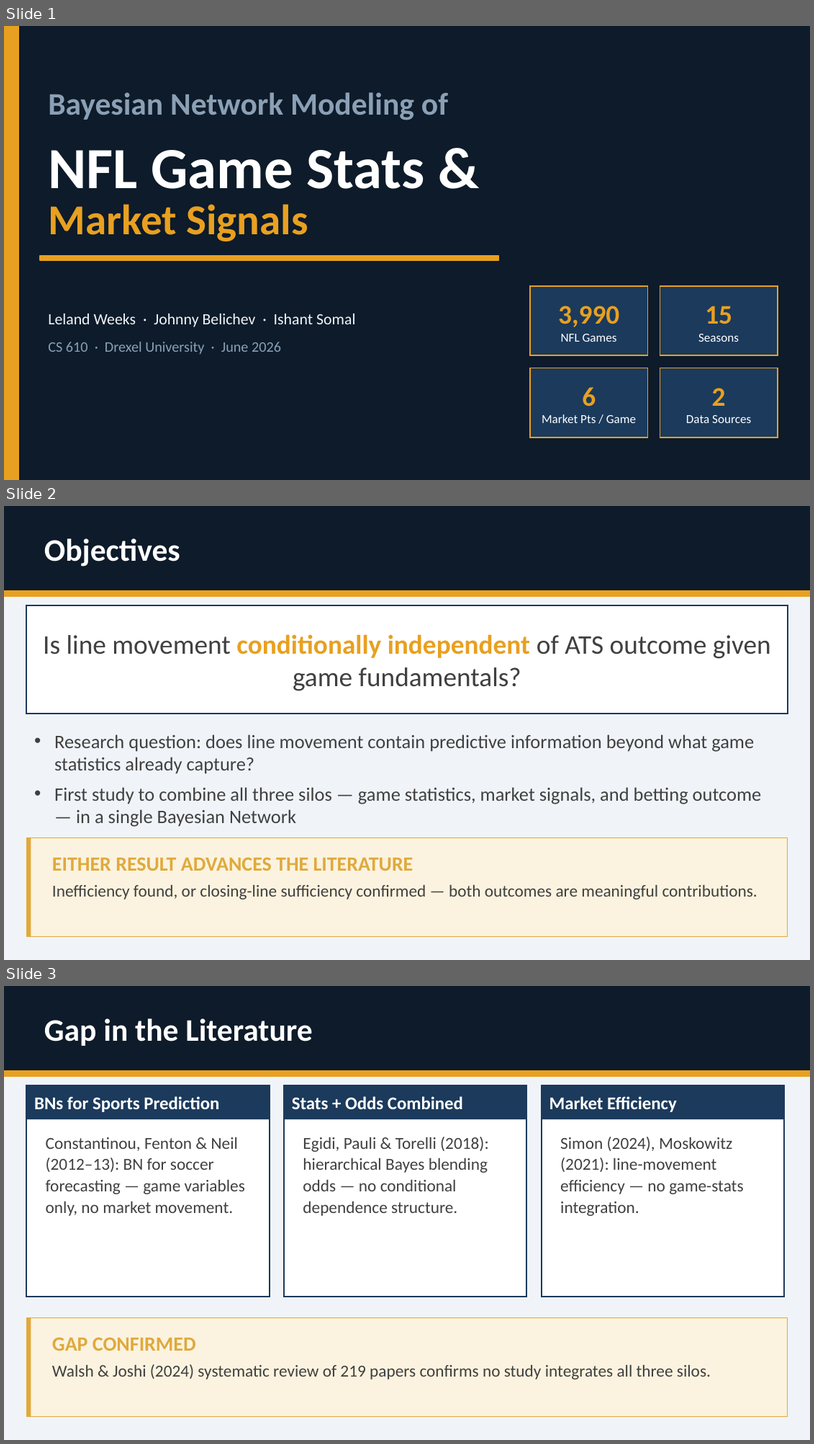
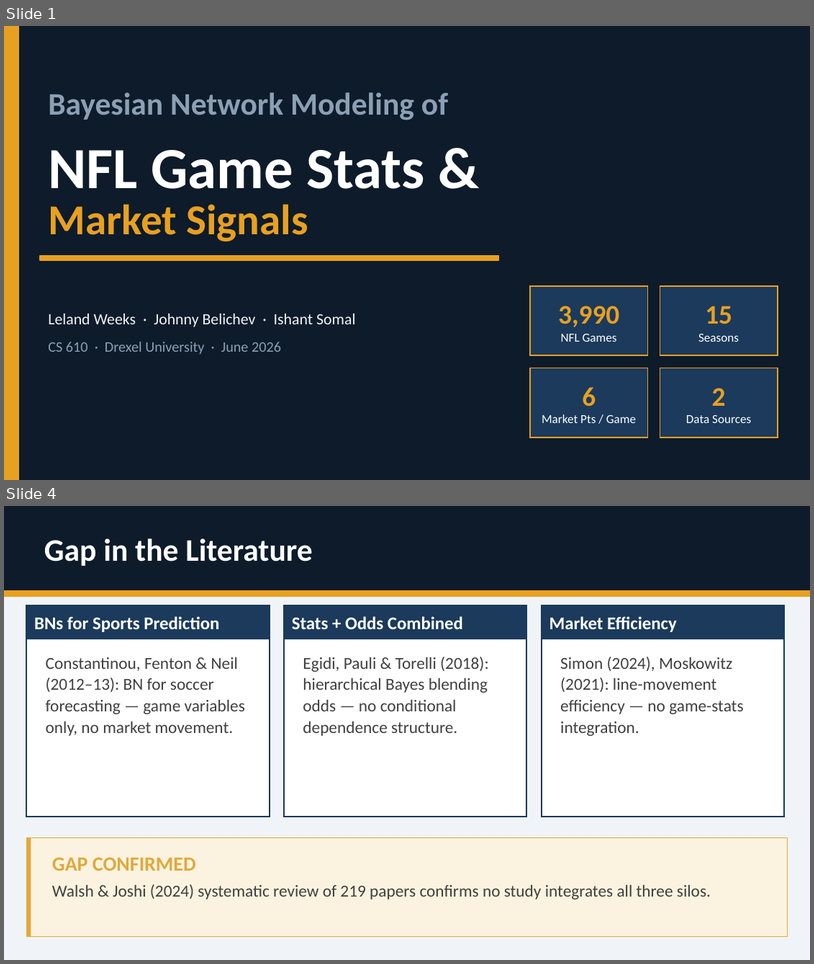
Before and after one commit to lelandweeks/NFL-Bayesian-Network-Market-Signals, a slide deck: docs/final_report/cs610_final_report_presentation.pptx. Shown one above the other, each under a label of ours: slides 1, 2 and 3 before the commit, slides 1 and 4 after it; the slides between them are not shown. The pictures are 814x1444 and 814x964 pixels, drawn with LibreOffice and Linux fonts; fonts in the diff are those of the drawing. Boxes give left, top, right and bottom in pixels: in the first picture for what was removed or moved away, otherwise in the second. Text is boxed around its words. In the diff, an @@ line names an element or a change of style, - is before the commit and + after.

```diff
--- a/docs/final_report/cs610_final_report_presentation.pptx
+++ b/docs/final_report/cs610_final_report_presentation.pptx
@@ slide 2 removed at (4,506,810,960), background #F0F4F8 @@
@@ rectangle removed at (4,506,810,591) @@
@@ text removed at (44,538,180,566) @@
-Objectives
@@ rectangle removed at (4,591,810,596) @@
@@ rectangle removed at (26,606,788,713) @@
-Is line movement conditionally independent of ATS outcome given game fundamentals?
@@ text removed at (54,734,762,826) @@
-• Research question: does line movement contain predictive information beyond what game statistics already capture?
-• First study to combine all three silos — game statistics, market signals, and betting outcome — in a single Bayesian Network
@@ rectangle removed at (26,837,788,936) @@
@@ rectangle removed at (26,837,31,936) @@
@@ text removed at (52,857,414,870) @@
-EITHER RESULT ADVANCES THE LITERATURE
@@ text removed at (52,885,758,899) @@
-Inefficiency found, or closing-line sufficiency confirmed — both outcomes are meaningful contributions.
@@ what was slide 3 is now slide 4 @@
```
Also in this commit, not shown: 5 slides changed, 4 slides added, 1 other slide removed, 3 other files.
